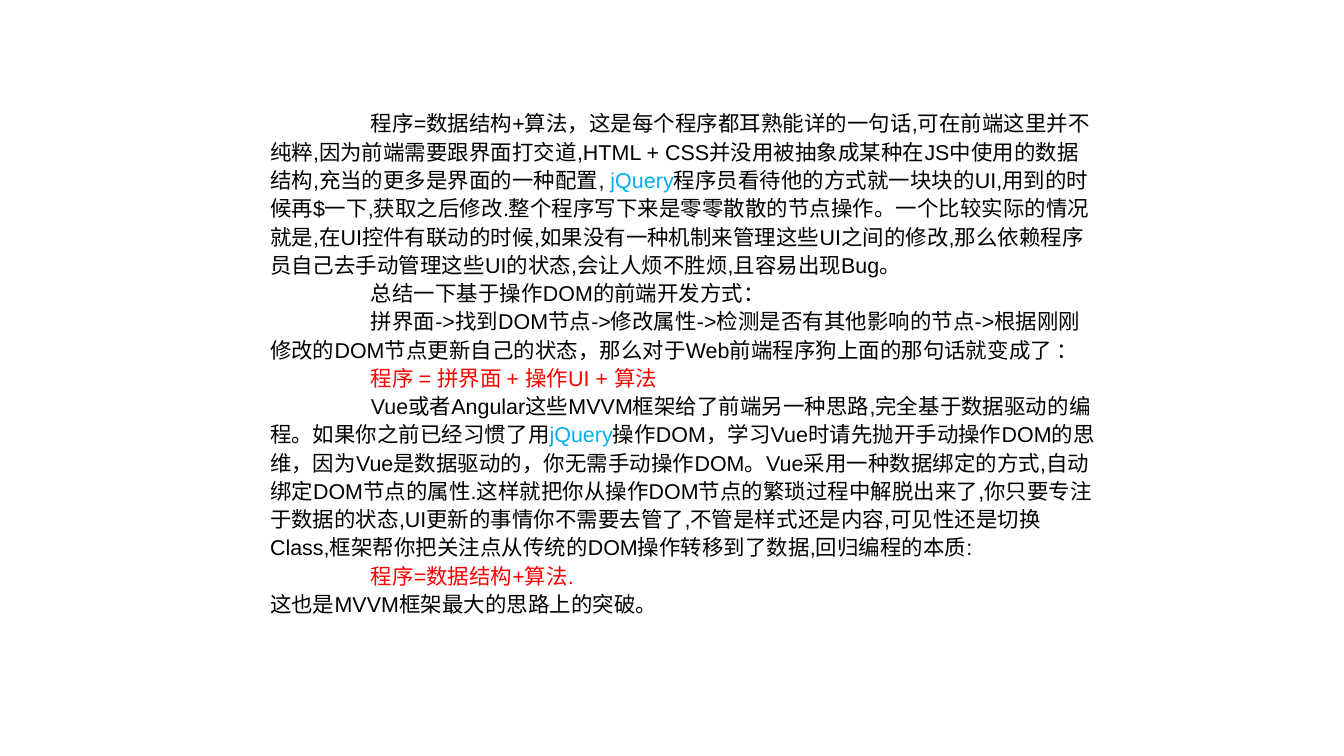
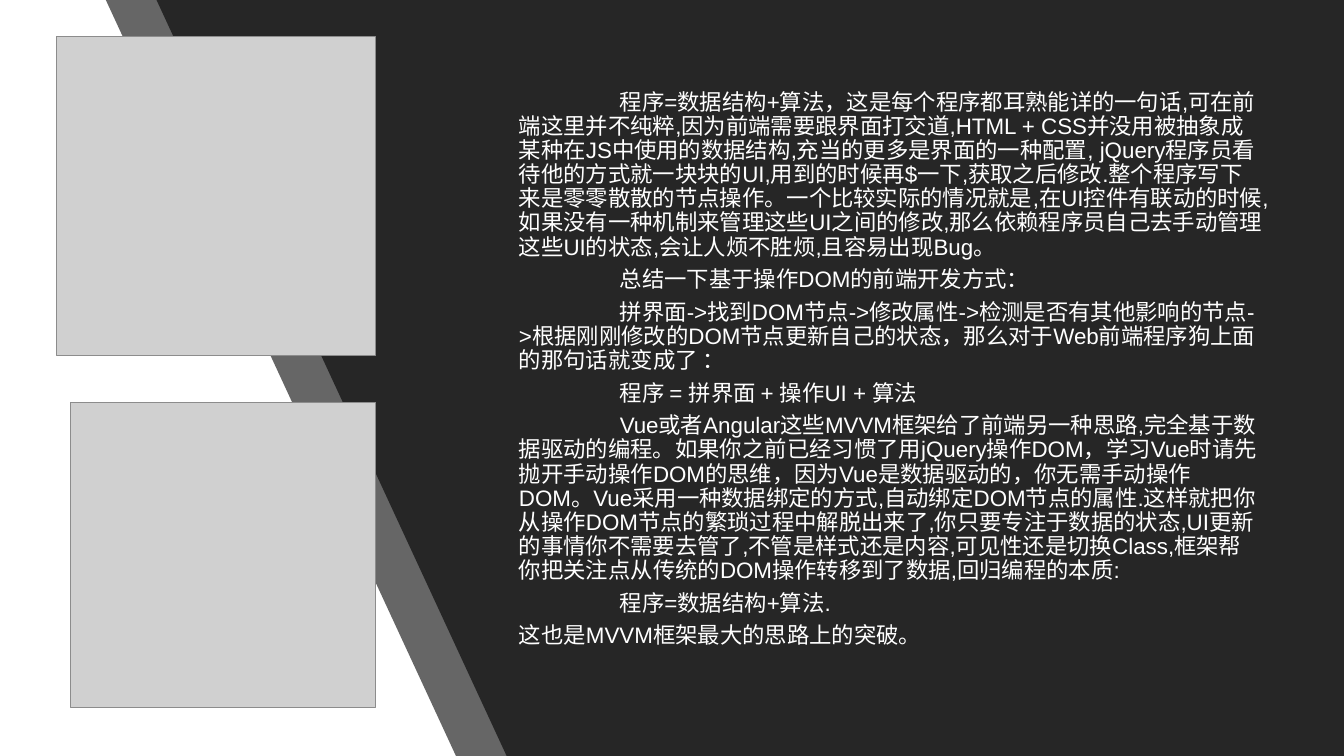
Before and after one commit to RamirezET/vue-sharing, a slide deck: slide 7 of Vue 2.pptx. Drawn at 1344x756 pixels with LibreOffice and Linux fonts; fonts in the diff are those of the drawing; grey boxes stand for pictures. Boxes give left, top, right and bottom in pixels: in the first picture for what was removed or moved away, otherwise in the second. Text is boxed around its words. In the diff, an @@ line names an element or a change of style, - is before the commit and + after.

```diff
--- a/Vue 2.pptx
+++ b/Vue 2.pptx
@@ freeform shape added at bbox=[106, 0, 1343, 756], fill #262626 at 70% opacity @@
@@ freeform shape added at bbox=[156, 0, 1344, 756], fill #262626 @@
@@ picture added at bbox=[56, 37, 375, 356] @@
@@ text "程序=数据结构+算法，这是每个程序都耳熟能详的一句话,可在前端这里并不纯粹,因为前端需要跟界面打交道,HTML + CS ...": place and size @@
-text "程序=数据结构+算法，这是每个程序都耳熟能详的一句话,可在前端这里并不纯粹,因为前端需要跟界面打交道,HTML + CS ..." at bbox=[270, 113, 1095, 614]
+text "程序=数据结构+算法，这是每个程序都耳熟能详的一句话,可在前端这里并不纯粹,因为前端需要跟界面打交道,HTML + CS ..." at bbox=[519, 91, 1269, 645]
@@ text "程序=数据结构+算法，这是每个程序都耳熟能详的一句话,可在前端这里并不纯粹,因为前端需要跟界面打交道,HTML + CS ..." at bbox=[519, 91, 1269, 645]: size 15.3 to 16 pt, text colour #000000 to #FFFFFF; text colour #00B0F0 to #FFFFFF in "jQuery程序员看待他的方式就一块块的UI,用到的时候再$一下,获取之后修改.整个程序写下来是零零散散的节点操作。一个 ...", "Vue或者Angular这些MVVM框架给了前端另一种思路,完全基于数据驱动的编程。如果你之前已经习惯了用jQuery操 ..."; text colour #FF0000 to #FFFFFF in "程序 = 拼界面 + 操作UI + 算法", "程序=数据结构+算法."; line spacing 1.1 to 0.9; more space between paragraphs @@
@@ picture added at bbox=[71, 402, 375, 707] @@
```
Also in this commit, not shown: 6 other slides changed, 1 slide removed.
